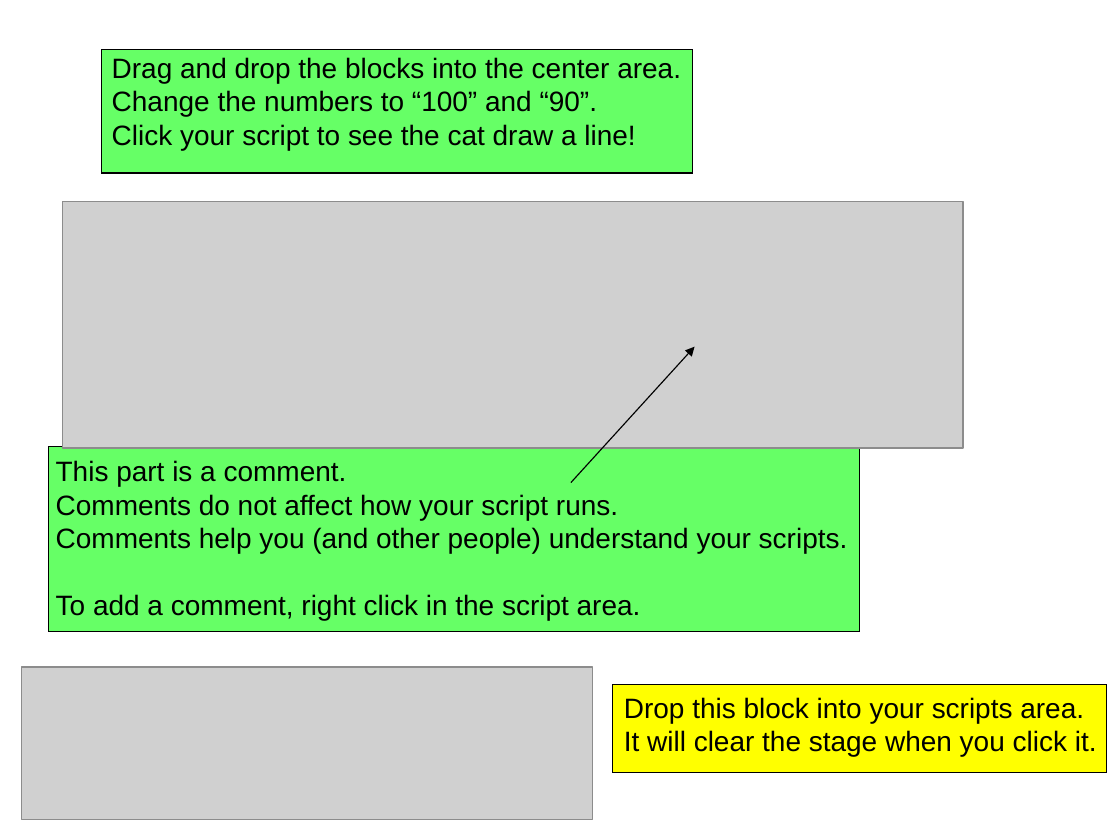
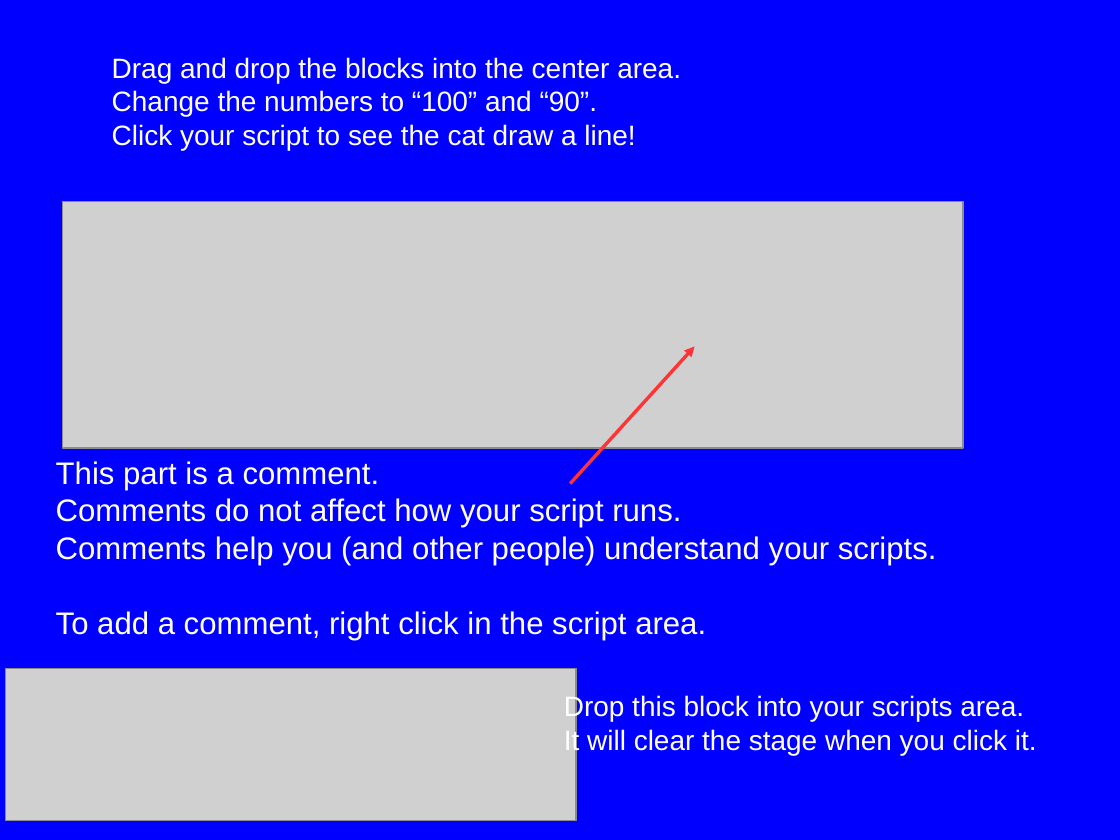
Before and after one commit to m-tranter/cathedral, a slide deck: slide 5 of scratch/scratch1.ppt. Drawn at 1120x840 pixels with LibreOffice and Linux fonts; fonts in the diff are those of the drawing; grey boxes stand for pictures. Boxes give left, top, right and bottom in pixels: in the first picture for what was removed or moved away, otherwise in the second. Text is boxed around its words. In the diff, an @@ line names an element or a change of style, - is before the commit and + after.

```diff
--- a/scratch/scratch1.ppt
+++ b/scratch/scratch1.ppt
@@ background #FFFFFF to #0000FF @@
@@ text "Drag and drop the blocks ..." at (x1=112, y1=57, x2=681, y2=150): text colour #000000 to #FFFFFF @@
@@ rectangle removed at (x1=101, y1=49, x2=692, y2=172) @@
@@ arrow (571, 483) - (694, 346): stroke #000000 0.74 pt to #FF3333 2.15 pt @@
@@ text "This part is a comment." at (x1=56, y1=461, x2=937, y2=640): size 18 to 20 pt, text colour #000000 to #FFFFFF @@
@@ rectangle removed at (x1=48, y1=447, x2=859, y2=632) @@
@@ picture moved from (x1=22, y1=666, x2=592, y2=819) to (x1=6, y1=669, x2=576, y2=821) @@
@@ text "Drop this block into your ..." at (x1=564, y1=694, x2=1037, y2=755): text colour #000000 to #FFFFFF @@
@@ text "Drop this block into your ..." moved from (x1=624, y1=697, x2=1097, y2=756) to (x1=564, y1=694, x2=1037, y2=755) @@
@@ rectangle removed at (x1=613, y1=684, x2=1107, y2=773) @@
```
Also in this commit, not shown: 7 other slides changed, 1 slide added, 1 slide removed, 1 other file.
